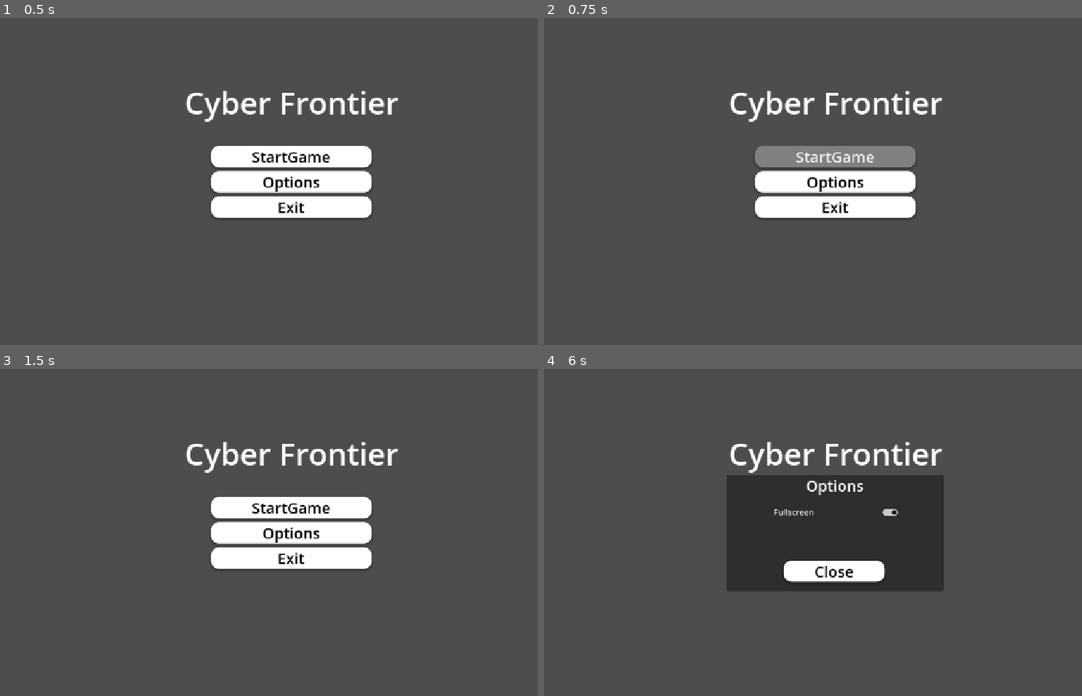
Above: before the commit, frames 1-4 (two rows, left to right).
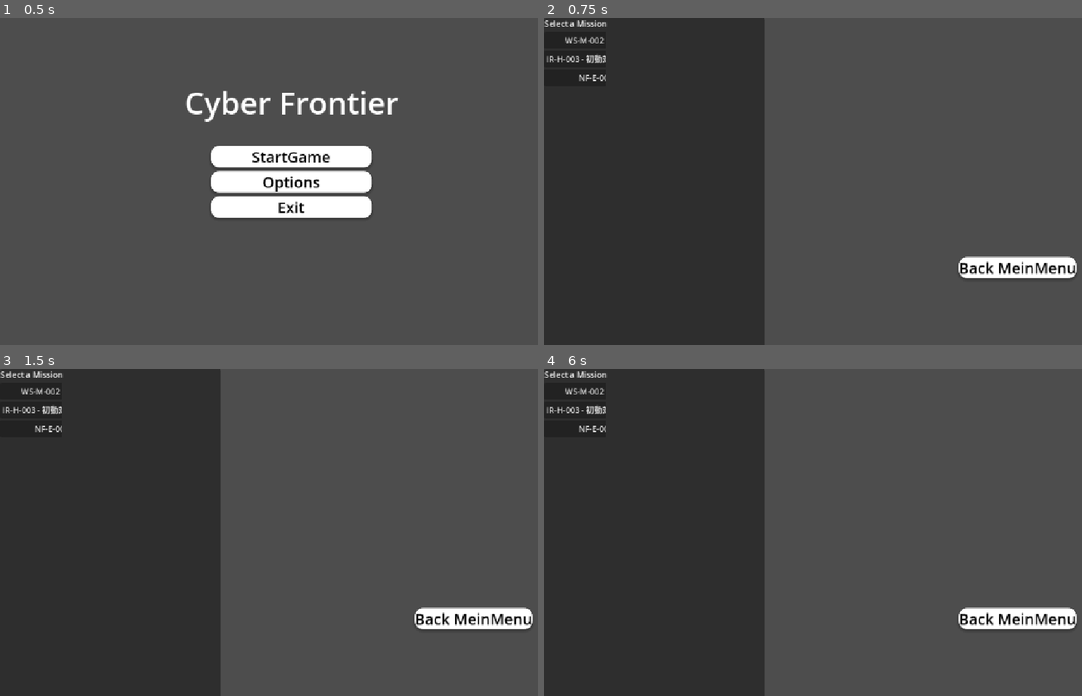
Above: after the commit, the same moments.

Repository: pekokana/cyberfrontier
Game: Godot game, scene res://scenes/main/root_scene.tscn
Same seed, same stepped clock (60 frames per second), same inputs: the game is played once before the commit and once after it.
Inputs (mouse positions are in pixels of both pictures, inside the frame that each line leads up to):
- Up to frame 1 (0.5 s): no input
- Up to frame 2 (0.75 s): click "StartGame" at 0.5 s
- Up to frame 3 (1.5 s): click (134, 391) at 1.25 s, where only the run after the commit has a clickable "WS-M-002 - XSS 脆弱性による管理者セッション…"
- Up to frame 4 (6 s): click (678, 408) at 2 s, where only the run after the commit has a clickable "IR-H-003 - 初動対応：不審通信のファイアウォール…"; click (1017, 617) at 2.75 s, where only the run after the commit has a clickable "Back MeinMenu"; click "StartGame" at 3.5 s; click (678, 427) at 4.25 s, where only the run after the commit has a clickable "NF-E-001 - FTP パケット解析による認証情報特…"; click (678, 427) at 5 s, where only the run after the commit has a clickable "NF-E-001 - FTP パケット解析による認証情報特…"; click (834, 532) at 5.75 s, where only the run before the commit has a clickable "Options"

Frame 1 is identical in both runs. In frame 2, 48% of the frame differs, in the area x 0-100%, y 0-100%; in frame 3, 49%; in frame 4, 52%.
Error before the commit: Cannot call method 'add_child' on a null value. (res://scripts/core/root_scene.gd:33)

Commit message:
clear scene move

Diff:
--- a/project.godot
+++ b/project.godot
@@ -20,7 +20,6 @@
 
 Global="*res://scripts/core/Global.gd"
 MissionManager="*res://scripts/managers/MissionManager.gd"
-SceneManager="*res://scripts/core/root_scene.gd"
 
 [display]
 
--- a/scenes/main/root_scene.tscn
+++ b/scenes/main/root_scene.tscn
@@ -1,7 +1,39 @@
-[gd_scene load_steps=3 format=3 uid="uid://bno0or3q58up0"]
+[gd_scene load_steps=7 format=3 uid="uid://bno0or3q58up0"]
 
 [ext_resource type="Script" uid="uid://rbcrpbkunv4k" path="res://scripts/core/root_scene.gd" id="1_itajj"]
 [ext_resource type="Texture2D" uid="uid://b1dyqr3in2n24" path="res://assets/icons/sidebar64.png" id="2_c77vg"]
+
+[sub_resource type="StyleBoxEmpty" id="StyleBoxEmpty_yoxxy"]
+
+[sub_resource type="StyleBoxFlat" id="StyleBoxFlat_4anhb"]
+bg_color = Color(0.501407, 0.501406, 0.501406, 1)
+corner_radius_top_left = 16
+corner_radius_top_right = 16
+corner_radius_bottom_right = 16
+corner_radius_bottom_left = 16
+shadow_color = Color(0, 0, 0, 0.203922)
+shadow_size = 5
+shadow_offset = Vector2(0, 3.31)
+
+[sub_resource type="StyleBoxFlat" id="StyleBoxFlat_sxapu"]
+bg_color = Color(0.501961, 0.501961, 0.501961, 1)
+corner_radius_top_left = 16
+corner_radius_top_right = 16
+corner_radius_bottom_right = 16
+corner_radius_bottom_left = 16
+shadow_color = Color(0, 0, 0, 0.203922)
+shadow_size = 5
+shadow_offset = Vector2(0, 3.31)
+
+[sub_resource type="StyleBoxFlat" id="StyleBoxFlat_cet4m"]
+bg_color = Color(1, 1, 1, 1)
+corner_radius_top_left = 16
+corner_radius_top_right = 16
+corner_radius_bottom_right = 16
+corner_radius_bottom_left = 16
+shadow_color = Color(0, 0, 0, 0.203922)
+shadow_size = 5
+shadow_offset = Vector2(0, 3.31)
 
 [node name="RootScene" type="Node2D"]
 script = ExtResource("1_itajj")
@@ -21,4 +53,25 @@
 offset_bottom = 40.0
 texture_normal = ExtResource("2_c77vg")
 
+[node name="btnBackMissionSelect" type="Button" parent="UI_Layer"]
+anchors_preset = 1
+anchor_left = 1.0
+anchor_right = 1.0
+offset_left = -274.0
+offset_bottom = 42.0
+grow_horizontal = 0
+size_flags_vertical = 10
+theme_override_colors/icon_pressed_color = Color(0, 0, 0, 1)
+theme_override_colors/font_color = Color(0, 0, 0, 1)
+theme_override_colors/font_focus_color = Color(0, 0, 0, 1)
+theme_override_colors/font_pressed_color = Color(0, 0, 0, 1)
+theme_override_font_sizes/font_size = 30
+theme_override_styles/focus = SubResource("StyleBoxEmpty_yoxxy")
+theme_override_styles/hover = SubResource("StyleBoxFlat_4anhb")
+theme_override_styles/pressed = SubResource("StyleBoxFlat_sxapu")
+theme_override_styles/normal = SubResource("StyleBoxFlat_cet4m")
+text = "Back MissionSelect	"
+flat = true
+
 [connection signal="pressed" from="UI_Layer/SidebarToggle" to="." method="_on_sidebar_toggle_pressed"]
+[connection signal="pressed" from="UI_Layer/btnBackMissionSelect" to="." method="_on_btn_back_mission_select_pressed"]
--- a/scenes/ui/MissionSelectUI.tscn
+++ b/scenes/ui/MissionSelectUI.tscn
@@ -70,6 +70,7 @@
 size_flags_horizontal = 3
 
 [node name="btnBackMainMenu" type="Button" parent="."]
+layout_mode = 0
 offset_left = 821.0
 offset_top = 473.0
 offset_right = 977.0
--- a/scripts/core/Global.gd
+++ b/scripts/core/Global.gd
@@ -4,3 +4,41 @@
 ## サイドバーサイズ
 const SIDEBAR_WIDTH = 100.0
 const TWEEN_DURATION = 0.5
+
+# ----------
+# ヘルパーメソッド
+# ----------
+
+#💡 実行中のノードツリー全体を出力するヘルパー関数
+func print_node_tree(node: Node, indent: int = 0) -> void:
+	# インデントを作成
+	var prefix = ""
+	for i in range(indent):
+		prefix += "  "
+
+	var type_name = node.get_class()
+	var line = prefix + "|-- " + node.name + " (" + type_name + ")"
+
+	# スクリプトがアタッチされている場合はそのパスも表示
+	var script = node.get_script()
+	if script != null:
+		line += " [Script]" # 詳細なパスは長くなるため[Script]のみ
+
+	print(line)
+
+# 💡 追加: スクリプトに定義されているメソッド一覧を出力
+	if script != null and script is Script:
+		var method_list = script.get_script_method_list()
+		if not method_list.is_empty():
+			var methods_str = []
+			for method in method_list:
+				# 辞書の'name'キーから関数名を取得
+				methods_str.append(method.name)
+
+			# メソッドリストを整形して出力
+			# 組み込み関数（_readyなど）は除外されないため、全て出力されます。
+			print(prefix + "  |-> Methods: [" + ", ".join(methods_str) + "]")
+
+	# 子ノードを再帰的に処理
+	for child in node.get_children():
+		print_node_tree(child, indent + 1)
--- a/scripts/core/root_scene.gd
+++ b/scripts/core/root_scene.gd
@@ -12,10 +12,11 @@
 var open_windows: Dictionary = {}
 
 # アニメーションを制御するノード (SidebarContainerの子として追加するのがベスト)
-
+@onready var ui_layer: CanvasLayer = $UI_Layer
 @onready var ui_holder: Control = $UI_Layer/UI_Holder
-
-@onready var sidebar_toggle = $UI_Layer/SidebarToggle
+@onready var sidebar_toggle: TextureButton = $UI_Layer/SidebarToggle
+@onready var btn_back_mission_select: Button = $UI_Layer/btnBackMissionSelect
+
 var sidebar_instance: Control = null # <--- Sidebarインスタンスを保持する変数
 var current_ui_instance: Control = null
 
@@ -30,9 +31,23 @@
 func _ready():
 	# 1.Sidebarインスタンスを作成し、UI_Layerの子として追加
 	var sidebar_ui = SIDEBAR_SCENE.instantiate() # 💡 修正: SIDEBAR_SCENEを使用
-	$UI_Layer.add_child(sidebar_ui)
+	if is_instance_valid(ui_layer):
+		$UI_Layer.add_child(sidebar_ui)
+	else:
+		print("FATAL ERROR: UI_Layer is null! Cannot add Sidebar.")
+
+	if is_instance_valid(sidebar_toggle):
+		sidebar_toggle.visible = false # 👈 エラー回避
+	else:
+		print("FATAL ERROR: sidebar_toggle is null! Check the path $UI_Layer/SidebarToggle.")
 	sidebar_instance = sidebar_ui
 	sidebar_instance.visible = false # 初期状態は非表示とする
+
+	if is_instance_valid(btn_back_mission_select):
+		btn_back_mission_select.visible = false
+	else:
+		print("FATAL ERROR: btn_back_mission_select is null! Check the path $UI_Layer/btnBackMissionSelect.")
+
 
 	# 2.アプリ起動ときはMission Select/Main Menuのいずれかから開始
 	#navigate_to_mission_select()
@@ -41,6 +56,9 @@
 # ----------
 # ヘルパーメソッド（UI切り替えの核とするロジック）
 # ----------
+func get_root_scene():
+	# 💡 確実にRootSceneを取得するためのヘルパー
+	return get_node("/root/RootScene")
 
 # 💡 追加: 既存のUIとウィンドウを全てクリーンアップする関数
 func _clear_ui_and_windows():
@@ -61,7 +79,10 @@
 		current_ui_instance.queue_free()
 
 	# 2.新しいUIをUI_Holderに追加
-	ui_holder.add_child(new_ui)
+	if is_instance_valid(ui_holder):
+		ui_holder.add_child(new_ui)
+	else:
+		print("FATAL ERROR: UI_Holder is null! Cannot add UI_Holder.")
 	current_ui_instance = new_ui
 	# Full Rectプリセットで親(UI_Holder)全体に広げる
 	new_ui.set_anchors_preset(Control.PRESET_FULL_RECT)
@@ -75,9 +96,12 @@
 	var mission_select_instance = MISSION_SELECT_SCENE.instantiate() # 💡 修正: 定数 MISSION_SELECT_SCENEを使用
 	_set_current_ui(mission_select_instance) # 💡 修正: タイポ mission_select_instalce を修正
 
-	sidebar_toggle.visible = false
+	if is_instance_valid(sidebar_toggle):
+		sidebar_toggle.visible = false
 	if is_instance_valid(sidebar_instance):
 		sidebar_instance.visible = false # Sidebarも非表示とする
+	if is_instance_valid(btn_back_mission_select):
+		btn_back_mission_select.visible = false
 
 # 💡 メインメニュー画面へ移行 (アプリ起動時や、MissionSelectUIの「戻る」ボタンから呼び出される)
 func start_main_menu_mode():
@@ -89,9 +113,12 @@
 	_set_current_ui(main_menu_instance)
 
 	# Sidebarとトグルボタンは非表示
-	sidebar_toggle.visible = false
+	if is_instance_valid(sidebar_toggle):
+		sidebar_toggle.visible = false
 	if is_instance_valid(sidebar_instance):
 		sidebar_instance.visible = false
+	if is_instance_valid(btn_back_mission_select):
+		btn_back_mission_select.visible = false
 
 # ミッション開始関数
 func start_mission(mission_id: String):
@@ -115,6 +142,7 @@
 	sidebar_toggle.visible = true # トグルボタンを表示
 	if is_instance_valid(sidebar_instance):
 		sidebar_instance.visible = true # サイドバーを有効化
+	btn_back_mission_select.visible = true
 
 	# 5. UIにミッションタイトルや目標を表示する処理（今後の実装）
 	print("Mission Started: ", mission_data.get("title"))
@@ -129,7 +157,12 @@
 	var mdi_window = MDI_WINDOW_SCENE.instantiate() # 💡 修正: MDI_WINDOW_SCENEを使用
 	#self.add_child(mdi_window) # RootSceneの子として追加
 	# UI_Layerの子供として追加する
-	$UI_Layer.add_child(mdi_window)
+	if is_instance_valid(ui_layer):
+		$UI_Layer.add_child(mdi_window)
+	else:
+		print("ERROR: UI_layer is null! Cannot open window.")
+		mdi_window.queue_free()
+		return
 
 	# ... (以降の open_window 関数は変更なし)
 
@@ -182,3 +215,9 @@
 	tween.tween_property(sidebar_toggle, "position", Vector2(target_x, sidebar_toggle.position.y), TWEEN_DURATION)\
 		.set_trans(Tween.TRANS_QUAD)\
 		.set_ease(Tween.EASE_OUT)
+
+
+func _on_btn_back_mission_select_pressed() -> void:
+	print("Back button pressed: Transitioning to MissionSelectUI")
+
+	navigate_to_mission_select()
--- a/scripts/ui/MainMenu.gd
+++ b/scripts/ui/MainMenu.gd
@@ -8,6 +8,15 @@
 	main_buttons.visible = true
 	options.visible = false
 	chkbnt_screen_size.button_pressed = true
+
+	# 💡 _ready()の最後にツリー全体を出力
+	print("====================================")
+	print("Current Scene Tree Structure:")
+	print("====================================")
+	# シーンツリーのルートから処理を開始
+	Global.print_node_tree(get_tree().get_root())
+	print("====================================")
+
 
 
 func _on_btn_exit_pressed() -> void:
@@ -24,13 +33,18 @@
 	print("pressed btnStart: Transitioning to MissionSelectUI")
 
 	# RootSceneのインスタンスを取得（SceneTreeのルートの子ノードであると仮定）
+	#var root_scene = get_tree().get_root().find_child("RootScene", true)
+	var root_scene = get_node("/root/RootScene")
 
-	if is_instance_valid(SceneManager) and SceneManager.has_method("navigate_to_mission_select"):
-		# 💡 画面遷移を実行
-		SceneManager.navigate_to_mission_select()
+	if is_instance_valid(root_scene):
+		if root_scene.has_method("navigate_to_mission_select"):
+			# 💡 画面遷移を実行
+			root_scene.navigate_to_mission_select()
+		else:
+			print("ERROR: RootScene found, but method 'navigate_to_mission_select' is missing in root_scene.gd.")
 	else:
 		# エラーメッセージを分かりやすく
-		print("ERROR: Could not find RootScene or navigate_to_mission_select method.")
+		print("ERROR: Could not find RootScene node in the tree.")
 		print("Is RootScene the main scene?")
 
 
--- a/scripts/windows/MissionSelectUI.gd
+++ b/scripts/windows/MissionSelectUI.gd
@@ -20,10 +20,17 @@
 		var mission = missions[id]
 		create_mission_button(id, mission)
 
+	# 💡 _ready()の最後にツリー全体を出力
+	print("====================================")
+	print("Current Scene Tree Structure:")
+	print("====================================")
+	# シーンツリーのルートから処理を開始
+	Global.print_node_tree(get_tree().get_root())
+	print("====================================")
+
+
 func create_mission_button(mission_id: String, data: Dictionary):
 	var button = Button.new()
-
-
 
 	print("mission_id > " + data.get("mission_id", "N/A"))
 	print("title > " + data.get("title", "Untitled"))
@@ -41,23 +48,25 @@
 
 	mission_list_container.add_child(button)
 
+func get_root_scene():
+	# 💡 確実にRootSceneを取得するためのヘルパー
+	return get_node("/root/RootScene")
+
 func _on_mission_selected(mission_id: String):
 	print("Mission selected: ", mission_id)
 
 	# RootSceneにアクセスしてミッションを開始させる (Global.gdにRootSceneの参照が必要な場合がある)
 	# ここでは簡単な方法として、ノードツリーをたどってRootSceneの関数を直接呼び出す
-	var root_scene = get_tree().get_root().get_child(0) # 通常はRootSceneが最初のノード
-	if root_scene.has_method("start_mission"):
+	var root_scene = get_root_scene()
+	if is_instance_valid(root_scene) and root_scene.has_method("start_mission"):
 		root_scene.start_mission(mission_id)
 		# 選択UIを閉じる
 		queue_free()
 
-
 func _on_btn_back_main_menu_pressed() -> void:
 	print("Back button pressed: Transitioning to MainMenuUI")
 
-	var root_scene = get_tree().get_root().get_child(0)
-
+	var root_scene = get_root_scene()
 	if is_instance_valid(root_scene) and root_scene.has_method("start_main_menu_mode"):
 		# 💡 RootSceneの遷移関数を呼び出す
 		root_scene.start_main_menu_mode()
